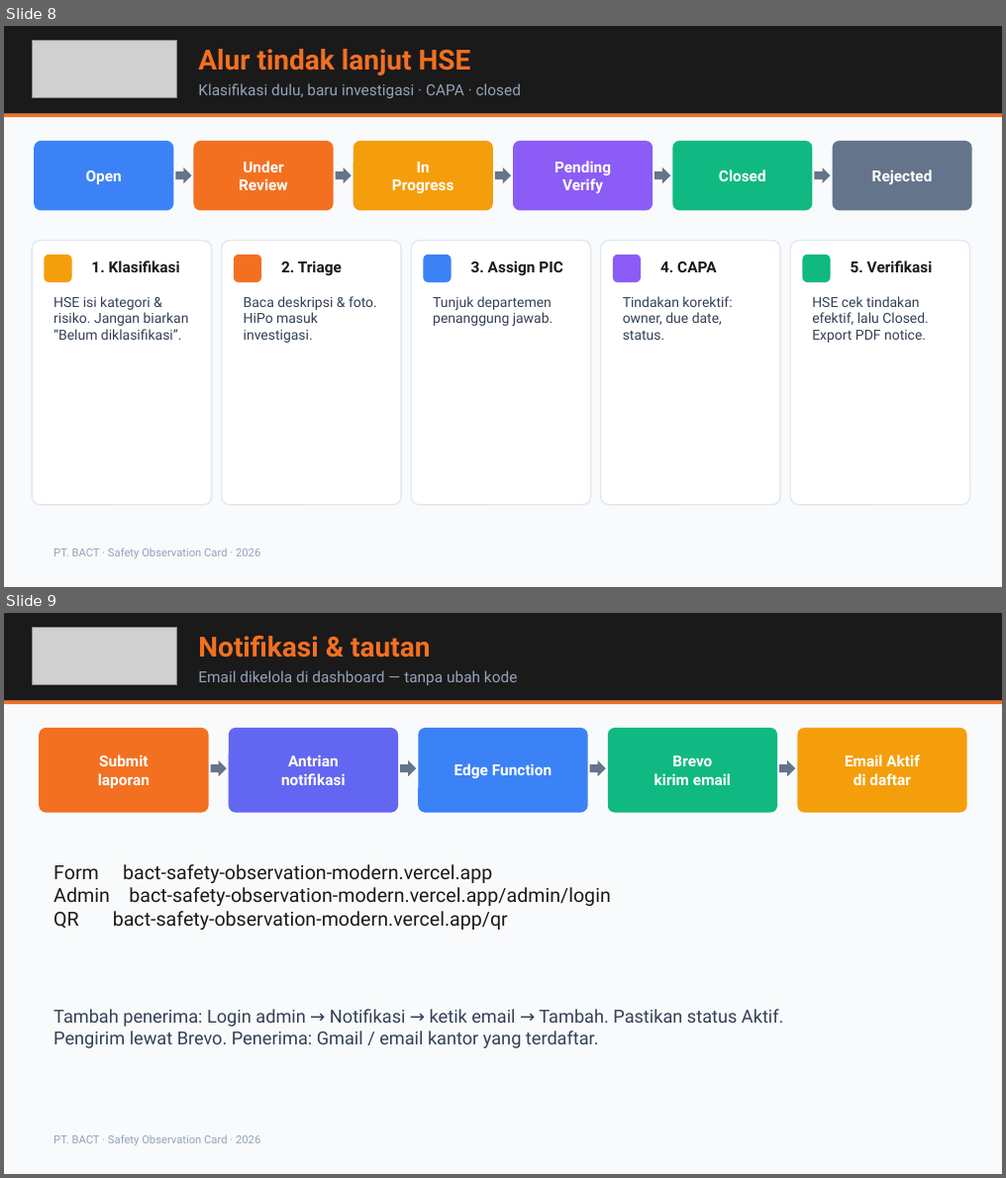
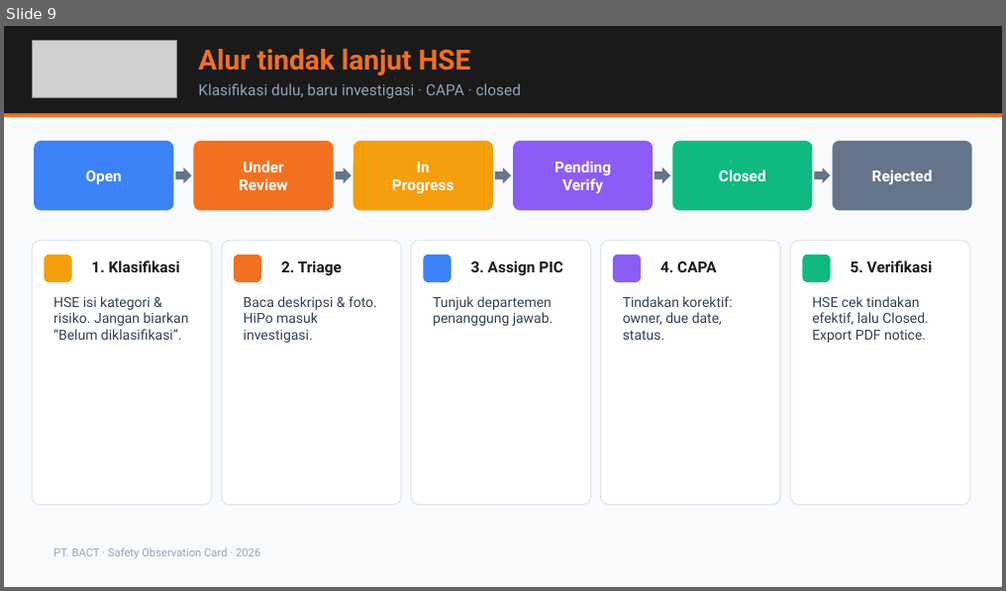
Before and after one commit to msatibi32/bact-safety-observation-modern, a slide deck: supabase/BACT-SOC-Presentasi-HSE.pptx. Shown one above the other, each under a label of ours: slides 8 and 9 before the commit, slide 9 after it. The pictures are 1006x1178 and 1006x591 pixels, drawn with LibreOffice and Linux fonts; fonts in the diff are those of the drawing; grey boxes stand for pictures. Boxes give left, top, right and bottom in pixels: in the first picture for what was removed or moved away, otherwise in the second. Text is boxed around its words. In the diff, an @@ line names an element or a change of style, - is before the commit and + after.

```diff
--- a/supabase/BACT-SOC-Presentasi-HSE.pptx
+++ b/supabase/BACT-SOC-Presentasi-HSE.pptx
@@ slide 9 removed at [4, 613, 1002, 1174], background #F8FAFC @@
@@ rectangle removed at [4, 613, 1002, 701] @@
@@ picture removed at [32, 627, 176, 685] @@
@@ text removed at [198, 635, 430, 658] @@
-Notifikasi & tautan
@@ text removed at [198, 670, 518, 685] @@
-Email dikelola di dashboard — tanpa ubah kode
@@ rectangle removed at [4, 701, 1002, 705] @@
@@ rounded rectangle removed at [39, 728, 209, 813] @@
@@ rounded rectangle removed at [229, 728, 398, 813] @@
@@ rounded rectangle removed at [418, 728, 588, 813] @@
@@ rounded rectangle removed at [608, 728, 777, 813] @@
@@ rounded rectangle removed at [797, 728, 967, 813] @@
@@ text removed at [98, 755, 150, 788] @@
-Submit
-laporan
@@ right arrow removed at [211, 761, 227, 776] @@
@@ text removed at [281, 755, 346, 785] @@
-Antrian
-notifikasi
@@ right arrow removed at [400, 761, 416, 776] @@
@@ right arrow removed at [590, 761, 606, 776] @@
@@ text removed at [654, 756, 731, 785] @@
-Brevo
-kirim email
@@ right arrow removed at [779, 761, 795, 776] @@
@@ text removed at [845, 755, 919, 785] @@
-Email Aktif
-di daftar
@@ text removed at [454, 763, 551, 778] @@
-Edge Function
@@ text removed at [54, 864, 611, 930] @@
-Form bact-safety-observation-modern.vercel.app
-Admin bact-safety-observation-modern.vercel.app/admin/login
-QR bact-safety-observation-modern.vercel.app/qr
@@ text removed at [54, 1009, 783, 1049] @@
-Tambah penerima: Login admin → Notifikasi → ketik email → Tambah. Pastikan status Aktif.
-Pengirim lewat Brevo. Penerima: Gmail / email kantor yang terdaftar.
@@ text removed at [54, 1135, 260, 1146] @@
-PT. BACT · Safety Observation Card · 2026
@@ what was slide 8 is now slide 9 @@
```
Also in this commit, not shown: 2 slides changed, 4 slides added, 8 other files.
